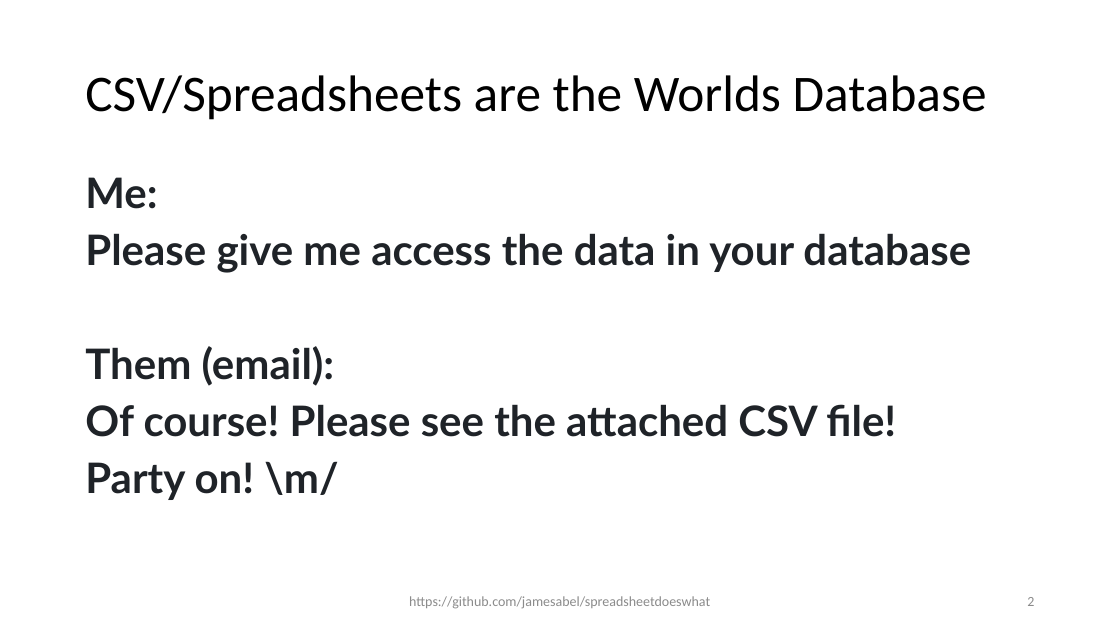
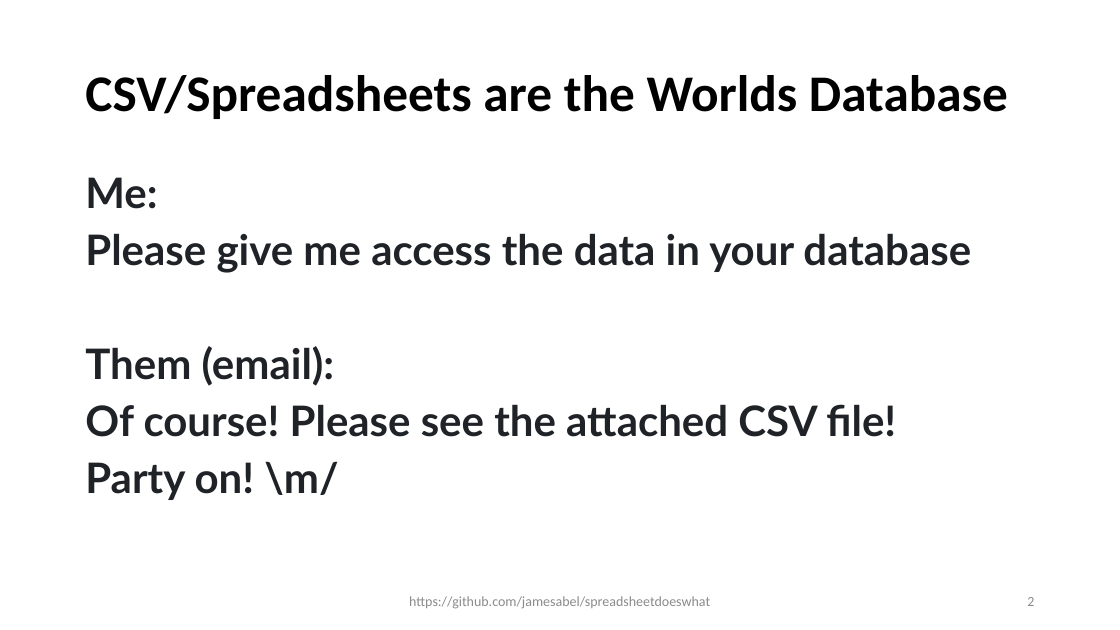
Before and after one commit to jamesabel/spreadsheetdoeswhat, a slide deck: slide 2 of SF Python SpreadsheetDoesWhat.pptx. Drawn at 1120x630 pixels with LibreOffice and Linux fonts; fonts in the diff are those of the drawing. Boxes give left, top, right and bottom in pixels: in the first picture for what was removed or moved away, otherwise in the second. Text is boxed around its words. In the diff, an @@ line names an element or a change of style, - is before the commit and + after.

```diff
--- a/SF Python SpreadsheetDoesWhat.pptx
+++ b/SF Python SpreadsheetDoesWhat.pptx
@@ title "CSV/Spreadsheets are the Worlds Database" at box(85, 75, 1008, 119): bold on @@
```
Also in this commit, not shown: 2 other slides changed, 2 other files.
